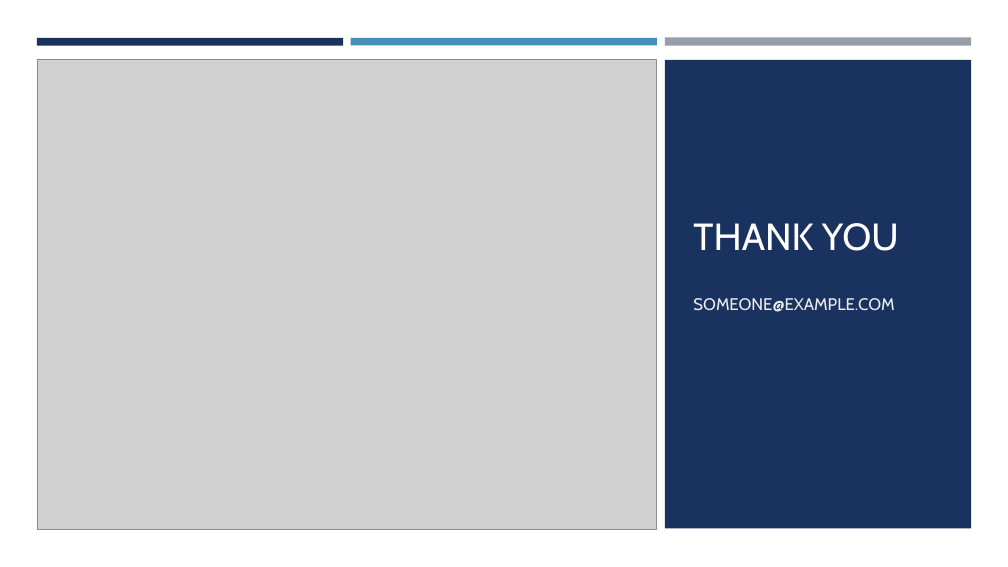
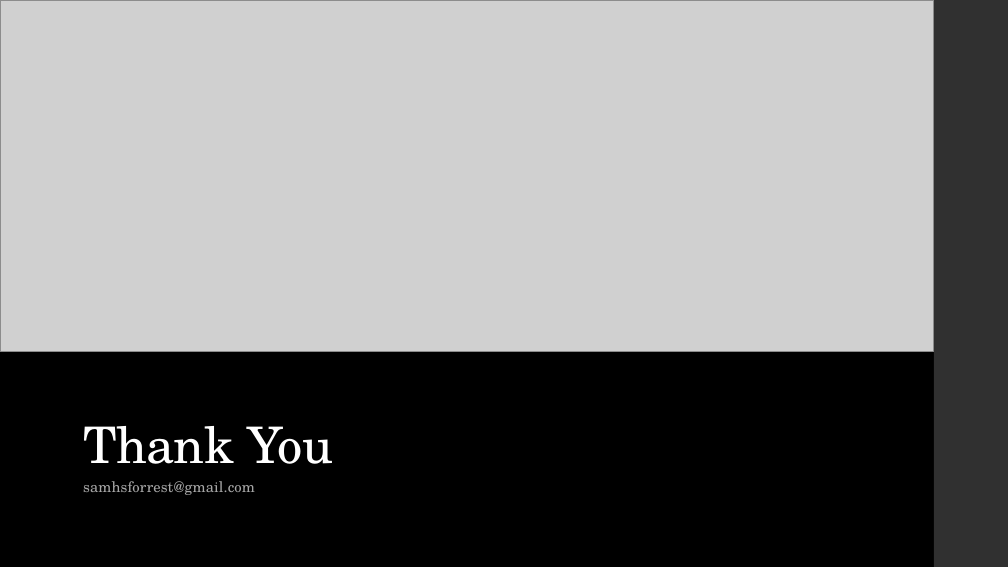
Before and after one commit to samhsforrest-collab/UK-Embedded-Solar-2026, a slide deck: slide 16 of presentation/UK Embedded Solar Generation.pptx (slide 7 before the commit). Drawn at 1008x567 pixels with LibreOffice and Linux fonts; fonts in the diff are those of the drawing; grey boxes stand for pictures. Boxes give left, top, right and bottom in pixels: in the first picture for what was removed or moved away, otherwise in the second. Text is boxed around its words. In the diff, an @@ line names an element or a change of style, - is before the commit and + after.

```diff
--- a/presentation/UK Embedded Solar Generation.pptx
+++ b/presentation/UK Embedded Solar Generation.pptx
@@ background #FFFFFF to #000000 @@
@@ rectangle removed at bbox=[0, 0, 1008, 567] @@
@@ rectangle added at bbox=[0, 0, 38, 567], fill #303030 @@
@@ picture added at bbox=[0, 0, 934, 352] @@
@@ rectangle added at bbox=[934, 0, 1008, 567], fill #303030 @@
@@ rectangle removed at bbox=[37, 38, 343, 45] @@
@@ rectangle removed at bbox=[351, 38, 657, 45] @@
@@ rectangle removed at bbox=[665, 38, 971, 46] @@
@@ picture removed at bbox=[37, 60, 657, 529] @@
@@ rectangle removed at bbox=[665, 60, 971, 529] @@
@@ rectangle added at bbox=[0, 352, 934, 567], fill #000000 @@
@@ title at bbox=[83, 426, 333, 464]: text changed; size 36 to 48 pt; font Cabin to TeX Gyre Schola @@
-THANK YOU
+Thank You
@@ subtitle at bbox=[83, 481, 255, 495]: text changed; size 16 to 14 pt; font Cabin to TeX Gyre Schola; text colour #EBEBEB to #A6A6A6 @@
-SOMEONE@EXAMPLE.COM
+samhsforrest@gmail.com
```
Also in this commit, not shown: 3 other slides changed, 12 slides added, 3 slides removed, 8 other files.
